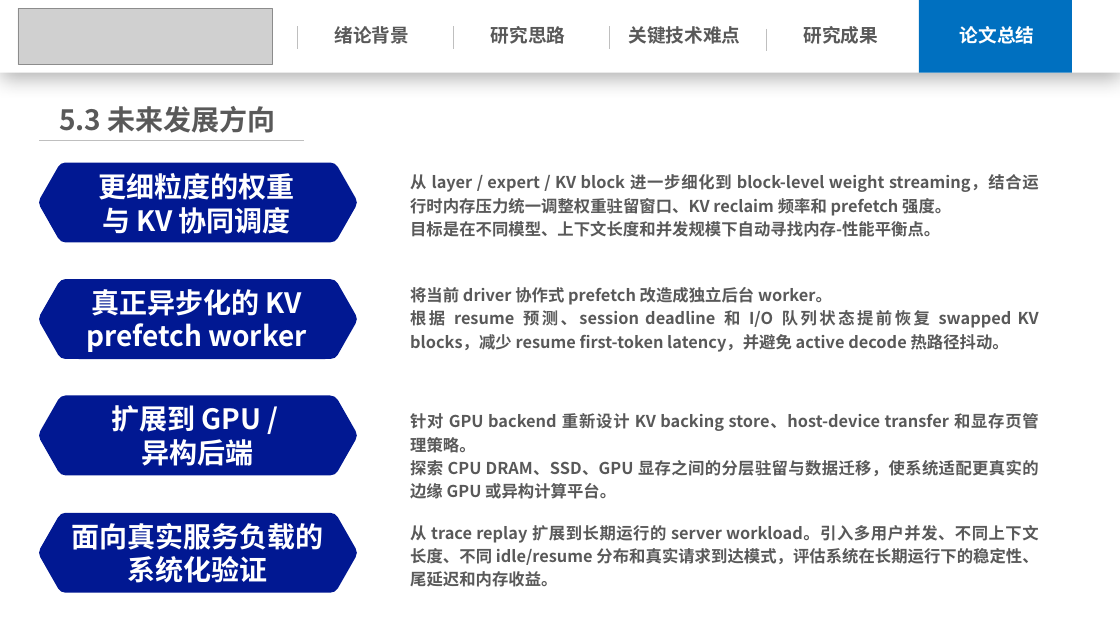
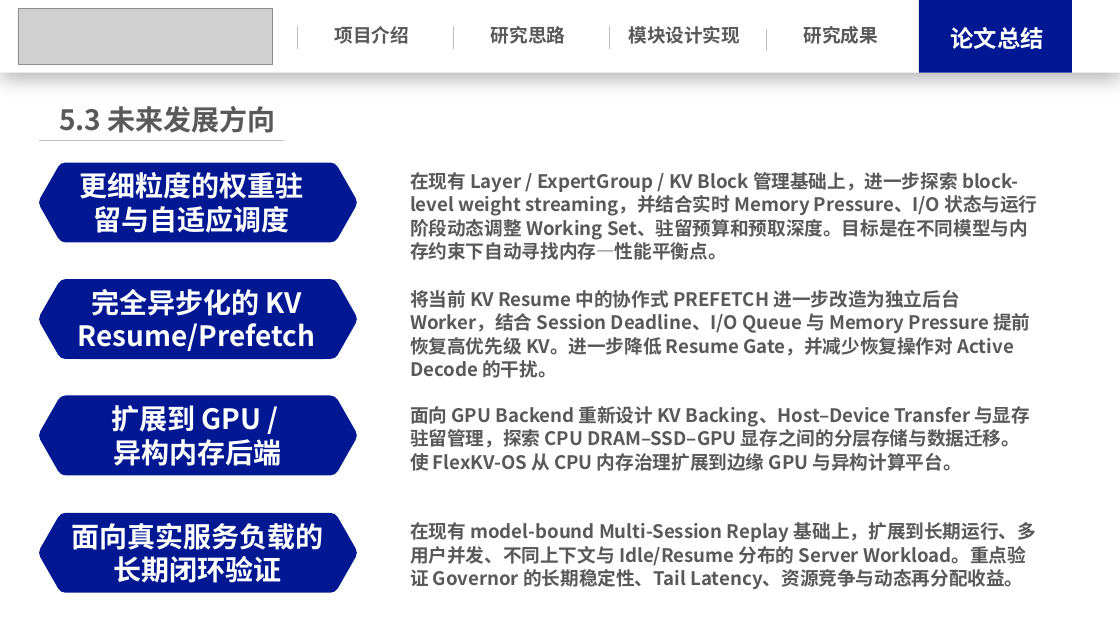
Before and after one commit to Leslie-1341/llama.cpp, a slide deck: slide 38 of docs/操作系统功能赛.pptx (slide 36 before the commit). Drawn at 1120x630 pixels with LibreOffice and Linux fonts; fonts in the diff are those of the drawing; grey boxes stand for pictures. Boxes give left, top, right and bottom in pixels: in the first picture for what was removed or moved away, otherwise in the second. Text is boxed around its words. In the diff, an @@ line names an element or a change of style, - is before the commit and + after.

```diff
--- a/docs/操作系统功能赛.pptx
+++ b/docs/操作系统功能赛.pptx
@@ text at (x1=335, y1=26, x2=409, y2=44): text changed @@
-绪论背景
+项目介绍
@@ text at (x1=629, y1=26, x2=741, y2=44): text changed @@
-关键技术难点
+模块设计实现
@@ rectangle at (x1=919, y1=0, x2=1072, y2=73): fill #0070C0 to #011892 @@
@@ text "论文总结" at (x1=950, y1=27, x2=1043, y2=49): size 16 to 20 pt @@
@@ line moved from (39, 140) - (303, 140) to (39, 140) - (284, 140) @@
@@ text at (x1=80, y1=172, x2=304, y2=233): text changed @@
-更细粒度的权重与 KV 协同调度
+更细粒度的权重驻留与自适应调度
@@ text at (x1=410, y1=172, x2=1037, y2=260): text changed; size 14 to 16 pt @@
-从 layer / expert / KV block 进一步细化到 block-level weight streaming，结合运行时内存压力统一调整权重驻留窗口、KV reclaim 频率和 prefetch 强度。
-目标是在不同模型、上下文长度和并发规模下自动寻找内存-性能平衡点。
+在现有 Layer / ExpertGroup / KV Block 管理基础上，进一步探索 block-level weight streaming，并结合实时 Memory Pressure、I/O 状态与运行阶段动态调整 Working Set、驻留预算和预取深度。目标是在不同模型与内存约束下自动寻找内存—性能平衡点。
@@ text at (x1=78, y1=289, x2=315, y2=351): text changed @@
-真正异步化的 KV prefetch worker
+完全异步化的 KV Resume/Prefetch
@@ text at (x1=410, y1=290, x2=1030, y2=356): text changed; size 14 to 16 pt @@
-将当前 driver 协作式 prefetch 改造成独立后台 worker。
-根据 resume 预测、session deadline 和 I/O 队列状态提前恢复 swapped KV blocks，减少 resume first-token latency，并避免 active decode 热路径抖动。
+将当前 KV Resume 中的协作式 PREFETCH 进一步改造为独立后台 Worker，结合 Session Deadline、I/O Queue 与 Memory Pressure 提前恢复高优先级 KV。进一步降低 Resume Gate，并减少恢复操作对 Active Decode 的干扰。
@@ text at (x1=410, y1=406, x2=1030, y2=471): text changed; size 14 to 16 pt @@
-针对 GPU backend 重新设计 KV backing store、host-device transfer 和显存页管理策略。
-探索 CPU DRAM、SSD、GPU 显存之间的分层驻留与数据迁移，使系统适配更真实的边缘 GPU 或异构计算平台。
+面向 GPU Backend 重新设计 KV Backing、Host–Device Transfer 与显存驻留管理，探索 CPU DRAM–SSD–GPU 显存之间的分层存储与数据迁移。使 FlexKV-OS 从 CPU 内存治理扩展到边缘 GPU 与异构计算平台。
@@ text at (x1=114, y1=439, x2=282, y2=466): text changed @@
-异构后端
+异构内存后端
@@ text at (x1=410, y1=522, x2=1036, y2=589): text changed; size 14 to 16 pt @@
-从 trace replay 扩展到长期运行的 server workload。引入多用户并发、不同上下文长度、不同 idle/resume 分布和真实请求到达模式，评估系统在长期运行下的稳定性、尾延迟和内存收益。
+在现有 model-bound Multi-Session Replay 基础上，扩展到长期运行、多用户并发、不同上下文与 Idle/Resume 分布的 Server Workload。重点验证 Governor 的长期稳定性、Tail Latency、资源竞争与动态再分配收益。
@@ text in freeform shape at (x1=114, y1=556, x2=282, y2=583): text changed @@
-系统化验证
+长期闭环验证
```
Also in this commit, not shown: 22 other slides changed, 7 slides added, 5 slides removed, 30 other files.
